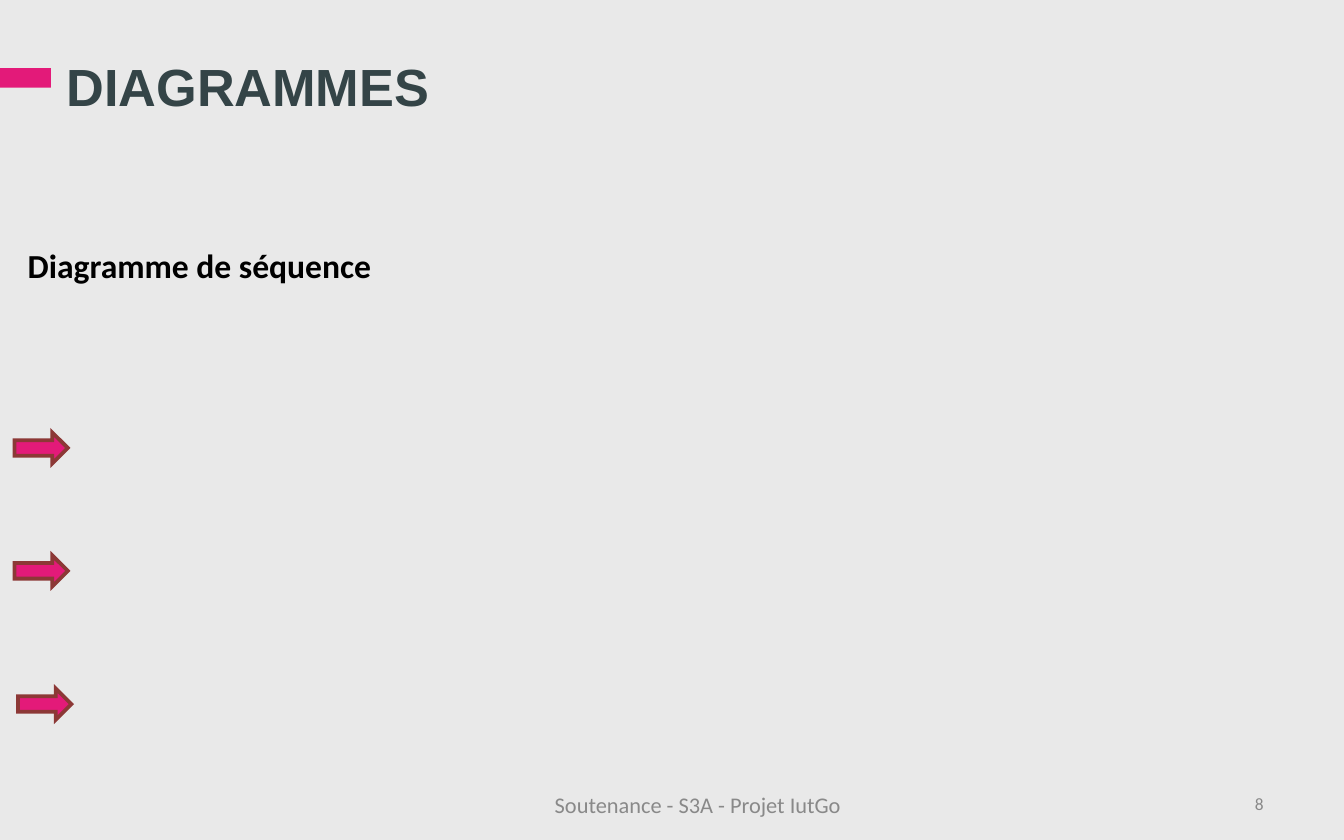
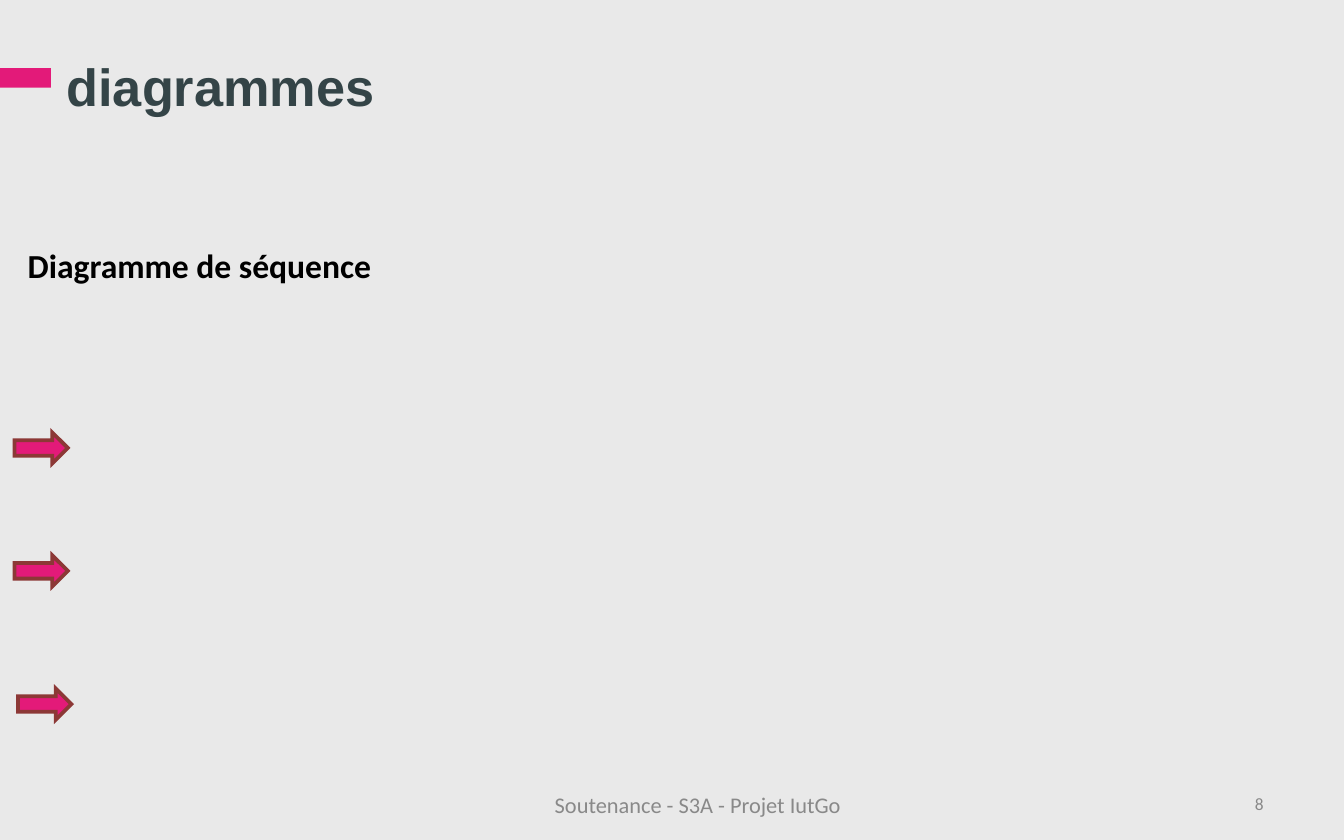
Before and after one commit to iuts3a/IUTGo, a slide deck: slide 8 of Soutenance/Soutenance-IutGo.ppt. Drawn at 1344x840 pixels with LibreOffice and Linux fonts; fonts in the diff are those of the drawing; background and template pictures are left out. Boxes give left, top, right and bottom in pixels: in the first picture for what was removed or moved away, otherwise in the second. Text is boxed around its words. In the diff, an @@ line names an element or a change of style, - is before the commit and + after.

```diff
--- a/Soutenance/Soutenance-IutGo.ppt
+++ b/Soutenance/Soutenance-IutGo.ppt
@@ title at (67,68,375,117): text changed @@
-DIAGRAMMES
+diagrammes
```
Also in this commit, not shown: 9 other slides changed, 3 other files.
